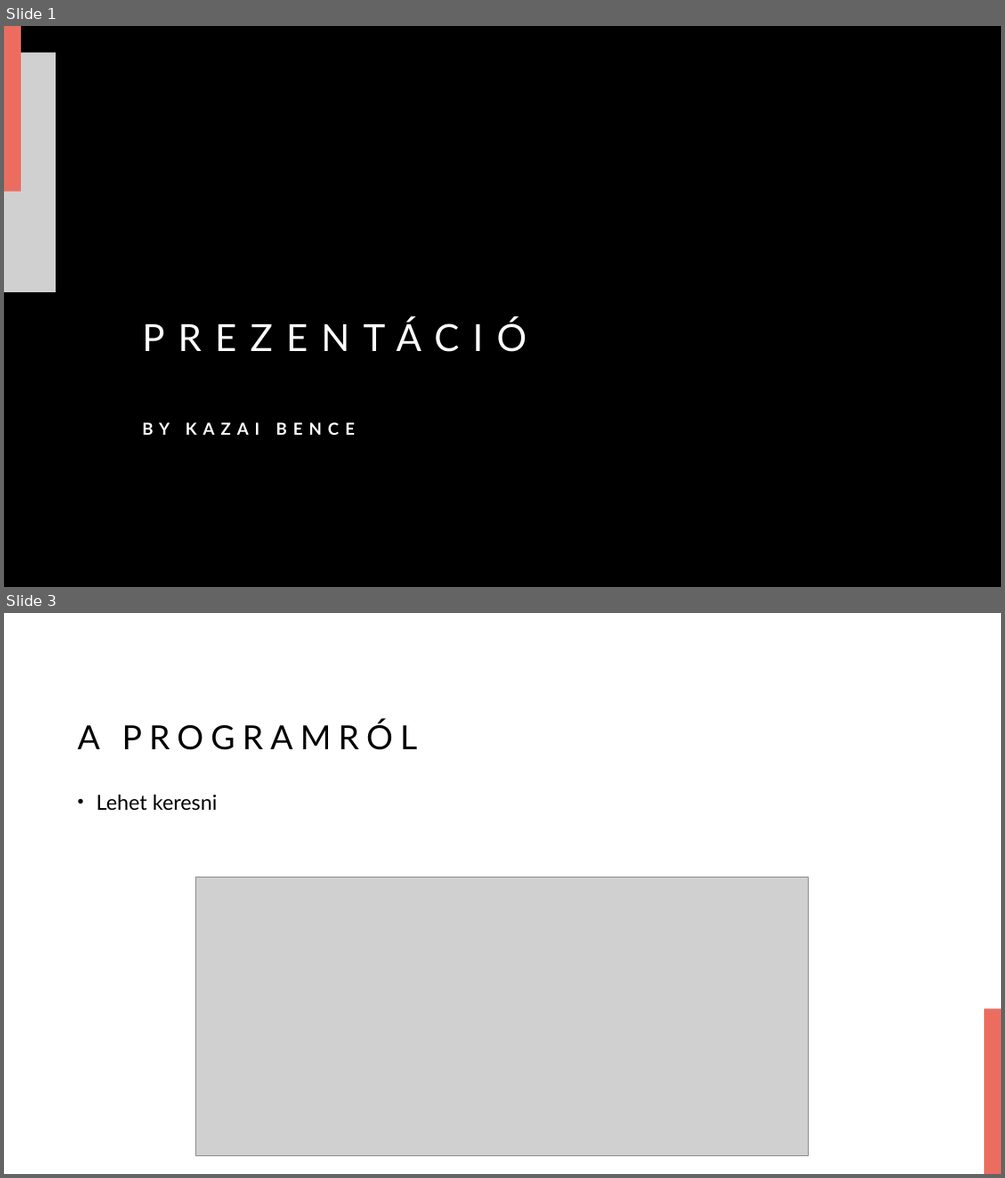
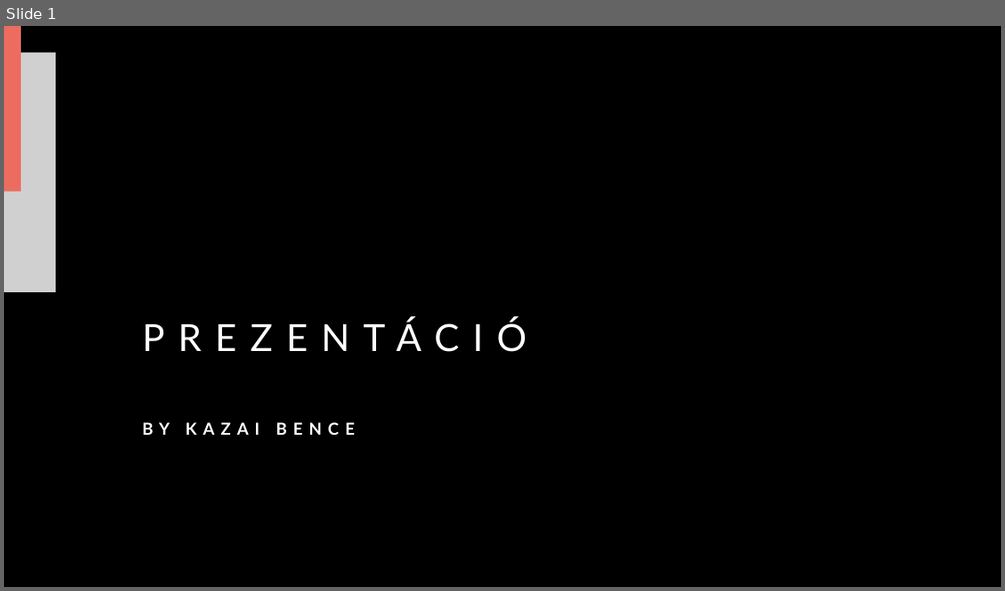
Before and after one commit to Amon-Xi/film, a slide deck: Presentation.pptx. Shown one above the other, each under a label of ours: slides 1 and 3 before the commit, slide 1 after it; the slides between them are not shown. The pictures are 1005x1178 and 1005x591 pixels, drawn with LibreOffice and Linux fonts; fonts in the diff are those of the drawing; grey boxes stand for pictures; background and template pictures are left out; a plain dark background stands for a picture behind light text. Boxes give left, top, right and bottom in pixels: in the first picture for what was removed or moved away, otherwise in the second. Text is boxed around its words. In the diff, an @@ line names an element or a change of style, - is before the commit and + after.

```diff
--- a/Presentation.pptx
+++ b/Presentation.pptx
@@ slide 3 removed at <box>4,613,1001,1174</box>, background picture (left out) @@
@@ title removed at <box>78,721,418,750</box> @@
-A PROGRAMRÓL
@@ text removed at <box>97,794,218,811</box> @@
-• Lehet keresni
@@ picture removed at <box>195,877,809,1155</box> @@
@@ rectangle removed at <box>985,1008,1001,1174</box> @@
```
Also in this commit, not shown: 1 slide changed, 4 slides added, 4 other slides removed, 4 other files.
